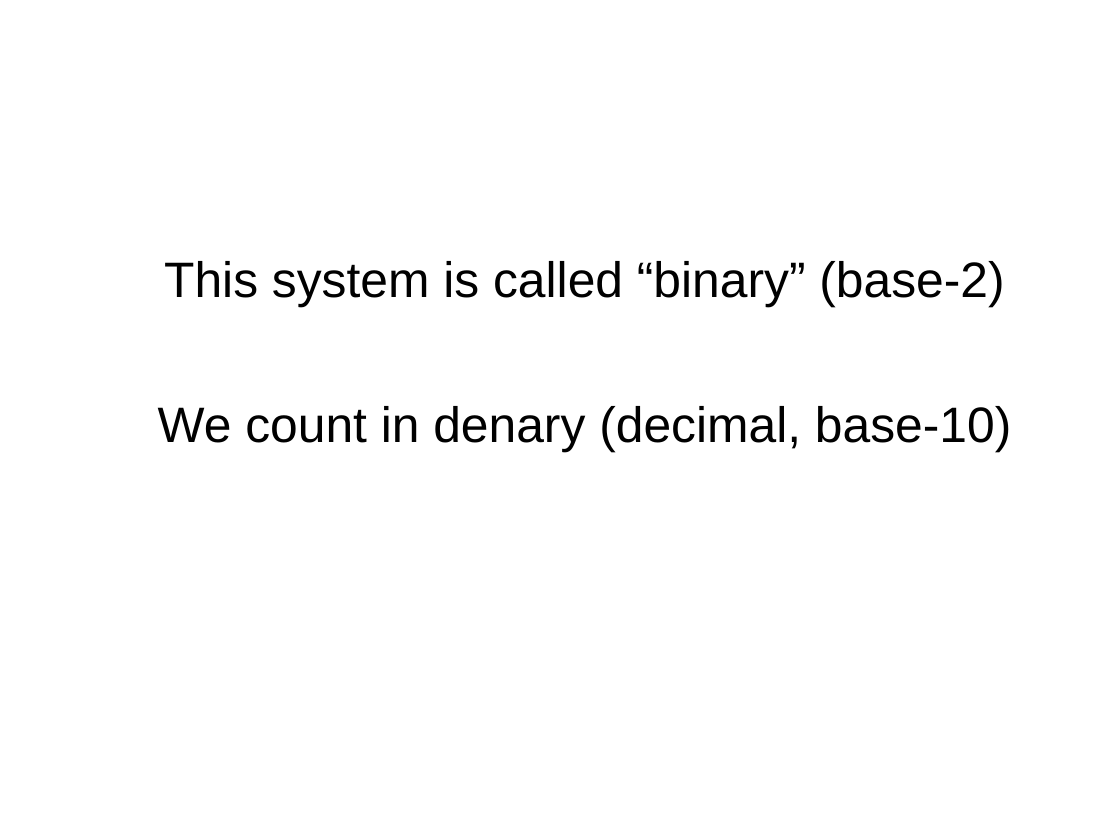
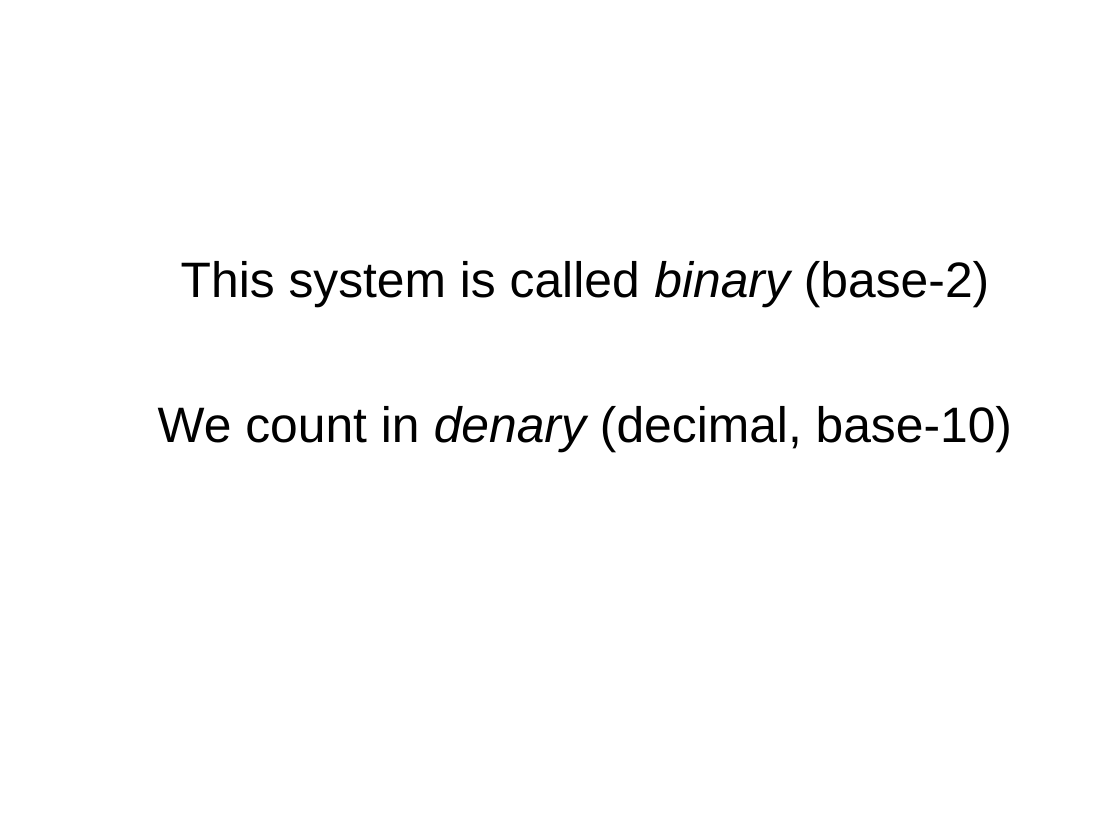
Before and after one commit to toneill/naa, a slide deck: slide 10 of doco/digital-preservation-chris-smart.odp. Drawn at 1120x840 pixels with LibreOffice and Linux fonts; fonts in the diff are those of the drawing; background and template pictures are left out. Boxes give left, top, right and bottom in pixels: in the first picture for what was removed or moved away, otherwise in the second. Text is boxed around its words. In the diff, an @@ line names an element or a change of style, - is before the commit and + after.

```diff
--- a/doco/digital-preservation-chris-smart.odp
+++ b/doco/digital-preservation-chris-smart.odp
@@ text at [181, 261, 989, 308]: text changed @@
-• This system is called “binary” (base-2)
+• This system is called binary (base-2)
@@ text at [158, 406, 1012, 452]: italic on in "denary" @@
```
Also in this commit, not shown: 13 other slides changed, 2 slides added, 2 slides removed.
